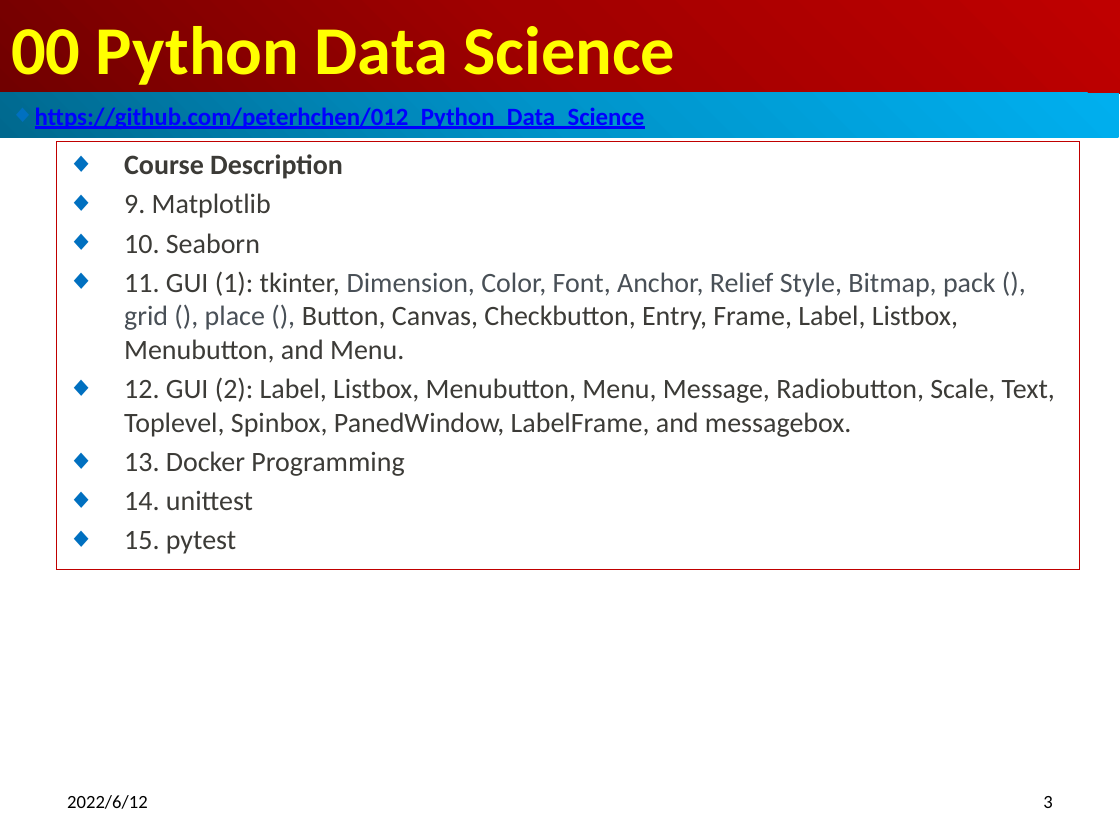
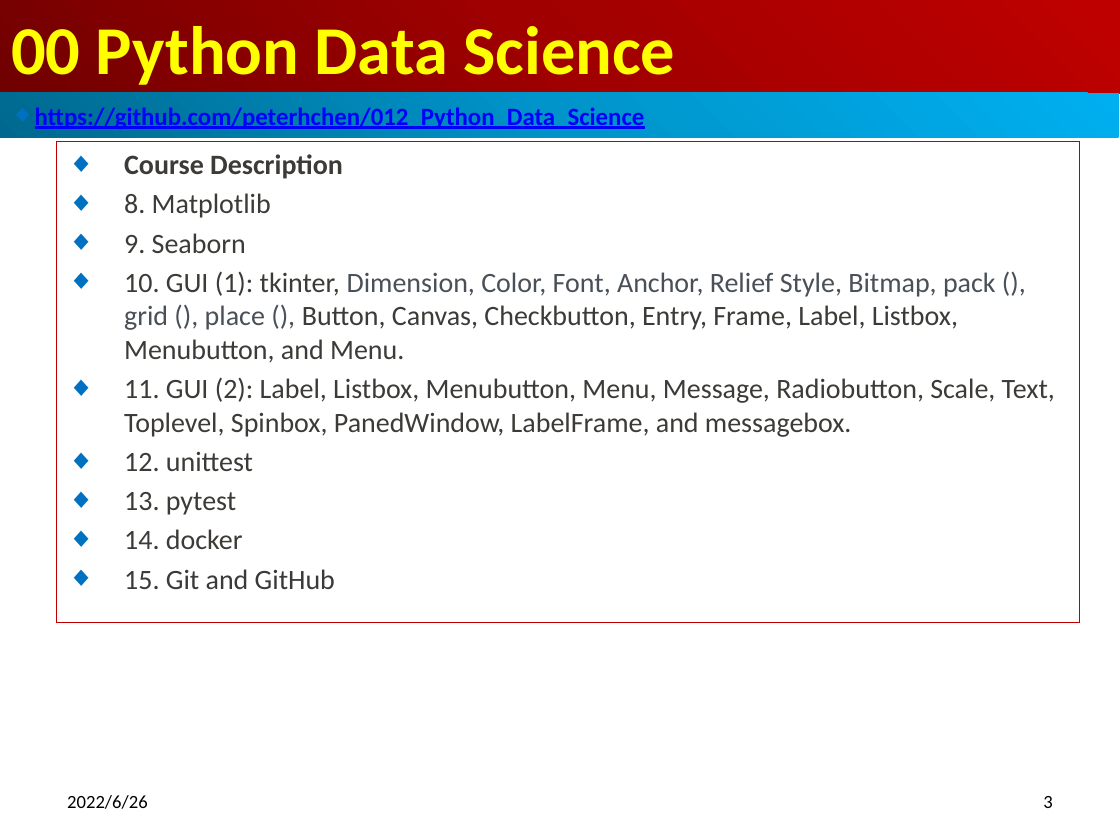
Before and after one commit to peterhchen/012_Python_Data_Science, a slide deck: slide 3 of 00_Python_DataScience_Syllabus.pptx. Drawn at 1120x840 pixels with LibreOffice and Linux fonts; fonts in the diff are those of the drawing. Boxes give left, top, right and bottom in pixels: in the first picture for what was removed or moved away, otherwise in the second. Text is boxed around its words. In the diff, an @@ line names an element or a change of style, - is before the commit and + after.

```diff
--- a/00_Python_DataScience_Syllabus.pptx
+++ b/00_Python_DataScience_Syllabus.pptx
@@ subtitle "Course Description" resized from (x1=56, y1=141, x2=1079, y2=570) to (x1=56, y1=141, x2=1079, y2=623) @@
@@ subtitle at (x1=124, y1=193, x2=1055, y2=589): text changed @@
-◆ 9. Matplotlib
-◆ 10. Seaborn
-◆ 11. GUI (1): tkinter, Dimension, Color, Font, Anchor, Relief Style, Bitmap, pack (), grid (), place (), Button, Canvas, Checkbutton, Entry, Frame, Label, Listbox, Menubutton, and Menu.
-◆ 12. GUI (2): Label, Listbox, Menubutton, Menu, Message, Radiobutton, Scale, Text, Toplevel, Spinbox, PanedWindow, LabelFrame, and messagebox.
-◆ 13. Docker Programming
-◆ 14. unittest
-◆ 15. pytest
+◆ 8. Matplotlib
+◆ 9. Seaborn
+◆ 10. GUI (1): tkinter, Dimension, Color, Font, Anchor, Relief Style, Bitmap, pack (), grid (), place (), Button, Canvas, Checkbutton, Entry, Frame, Label, Listbox, Menubutton, and Menu.
+◆ 11. GUI (2): Label, Listbox, Menubutton, Menu, Message, Radiobutton, Scale, Text, Toplevel, Spinbox, PanedWindow, LabelFrame, and messagebox.
+◆ 12. unittest
+◆ 13. pytest
+◆ 14. docker
+◆ 15. Git and GitHub
@@ text at (x1=67, y1=795, x2=148, y2=809): text changed @@
-2022/6/12
+2022/6/26
```
Also in this commit, not shown: 5 other slides changed.
